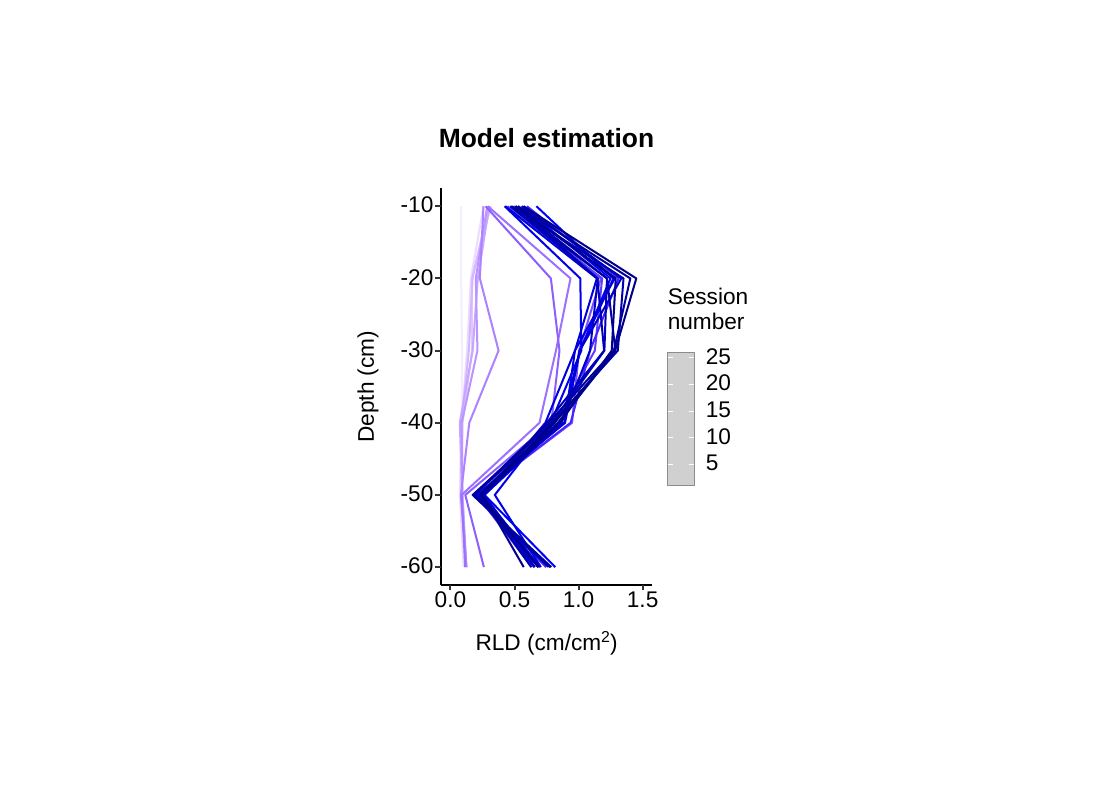
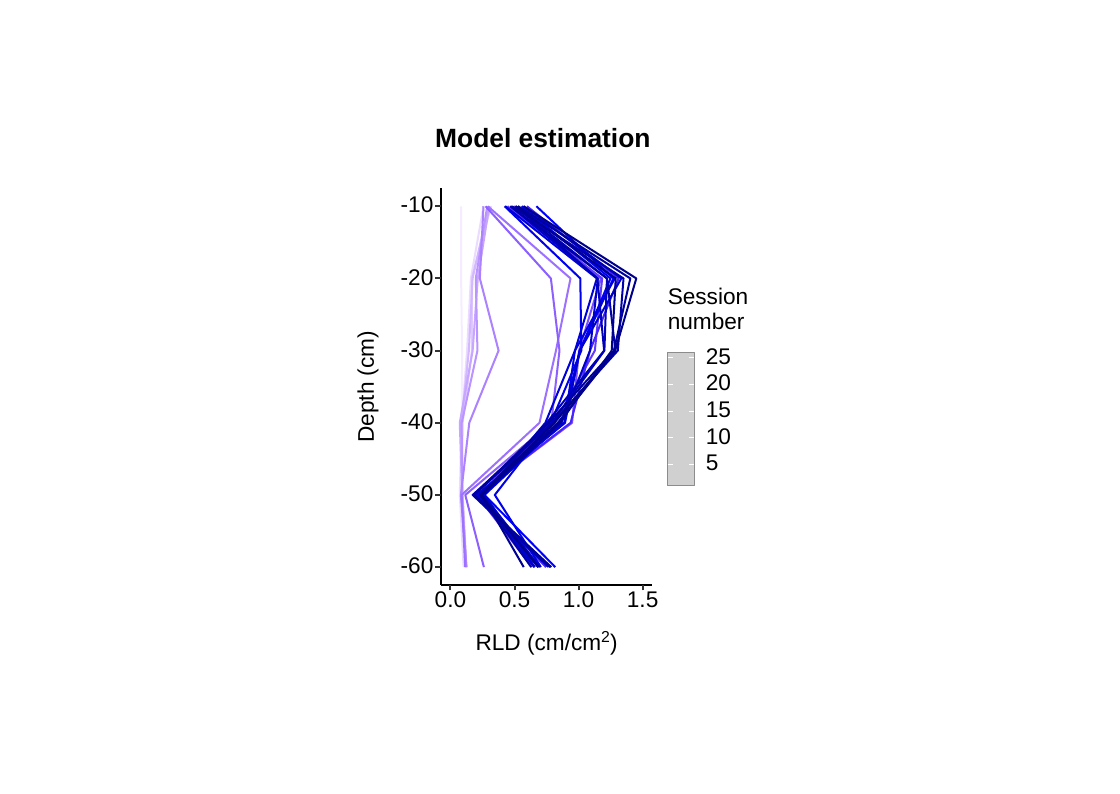
Before and after one commit to kainingzhou/autocam_to_autoanalysis, a slide deck: slide 3 of 3_make comparision graphs/ggplot2_plot.pptx (slide 5 before the commit). Drawn at 1120x794 pixels with LibreOffice and Linux fonts; fonts in the diff are those of the drawing; grey boxes stand for pictures. Boxes give left, top, right and bottom in pixels: in the first picture for what was removed or moved away, otherwise in the second. Text is boxed around its words. In the diff, an @@ line names an element or a change of style, - is before the commit and + after.

```diff
--- a/3_make comparision graphs/ggplot2_plot.pptx
+++ b/3_make comparision graphs/ggplot2_plot.pptx
@@ text "Model estimation": place and size @@
-text "Model estimation" at box(439, 128, 654, 148)
+text "Model estimation" at box(435, 128, 651, 148)
```
Also in this commit, not shown: 3 other slides changed, 2 slides removed, 4 other files.
